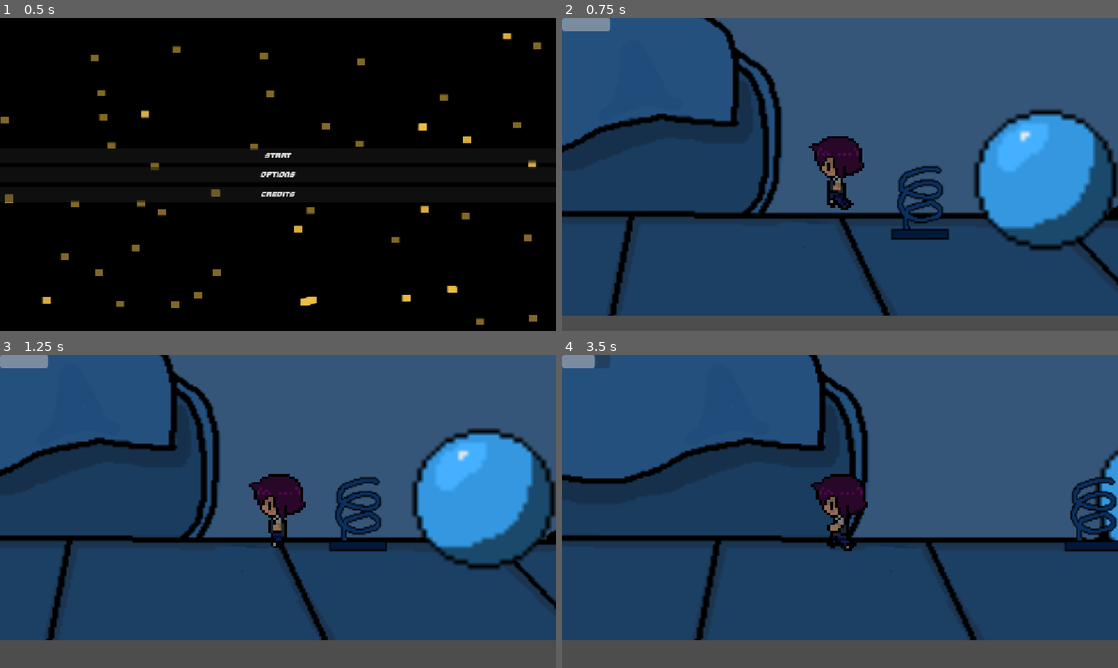
Above: before the commit, frames 1-4 (two rows, left to right).
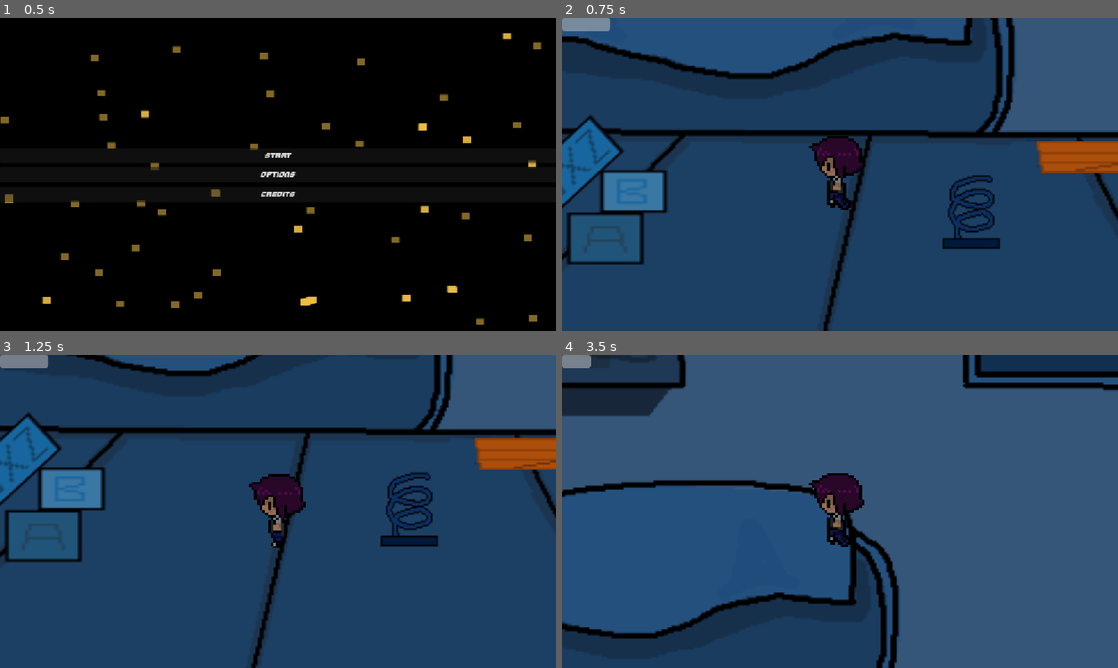
Above: after the commit, the same moments.

Repository: George-Gardiner/HavenBounceBack
Game: Godot game, scene res://main_menu.tscn
Two runs of this game, one before a commit and one after it. Both use one fixed random seed, a clock stepped at 60 frames per second and the inputs below.
Inputs:
- Up to frame 1 (0.5 s): no input
- Up to frame 2 (0.75 s): click "Start" at 0.5 s
- Up to frame 3 (1.25 s): no input
- Up to frame 4 (3.5 s): hold D (Right) 1.28-2.78 s; tap Space (Jump) at 1.35, 1.52, 1.82, 2.1, 2.27, 2.57, 2.85 s; hold A (Left) from 2.78 s (still down)

Frame 1 is identical in both runs. In frame 2, 50% of the frame differs, in the area x 0-100%, y 0-100%; in frame 3, 55%; in frame 4, 58%.

Commit message:
stuff

Diff:
--- /dev/null
+++ b/box.gd
@@ -0,0 +1,16 @@
+extends Area2D
+
+
+# Called when the node enters the scene tree for the first time.
+func _ready() -> void:
+	pass # Replace with function body.
+
+
+# Called every frame. 'delta' is the elapsed time since the previous frame.
+func _process(delta: float) -> void:
+	pass
+
+
+func _on_body_entered(body: Node2D) -> void:
+	if body.is_in_group("Player"):
+		get_tree().change_scene_to_file("res://win_page.tscn")
--- /dev/null
+++ b/box.tscn
@@ -0,0 +1,21 @@
+[gd_scene format=3 uid="uid://bqpsl4oxswlbi"]
+
+[ext_resource type="Texture2D" uid="uid://6odo4if270oh" path="res://misc assets/GloveBox.png" id="1_g2tbl"]
+[ext_resource type="Script" uid="uid://ivfxqegn33uu" path="res://box.gd" id="1_oq5cr"]
+
+[sub_resource type="RectangleShape2D" id="RectangleShape2D_128xk"]
+size = Vector2(87, 85)
+
+[node name="Box" type="Area2D" unique_id=1860058456]
+script = ExtResource("1_oq5cr")
+
+[node name="CollisionShape2D" type="CollisionShape2D" parent="." unique_id=703714225]
+position = Vector2(33.5, -32.5)
+shape = SubResource("RectangleShape2D_128xk")
+
+[node name="Sprite2D" type="Sprite2D" parent="." unique_id=1122810561]
+position = Vector2(33.499996, -51)
+scale = Vector2(2.4218748, 2.28125)
+texture = ExtResource("1_g2tbl")
+
+[connection signal="body_entered" from="." to="." method="_on_body_entered"]
--- a/level_1.tscn
+++ b/level_1.tscn
@@ -1,45 +1,61 @@
 [gd_scene format=3 uid="uid://dxaf422ll0qse"]
 
 [ext_resource type="PackedScene" uid="uid://cn1vk2bpqjajd" path="res://player.tscn" id="1_3hls8"]
-[ext_resource type="Texture2D" uid="uid://bn3fvkmtw4vte" path="res://misc assets/background.png" id="1_ihfcg"]
+[ext_resource type="Texture2D" uid="uid://dawtrxsexy8um" path="res://misc assets/NewPixels (1).png" id="1_j7kpp"]
 [ext_resource type="Texture2D" uid="uid://bmwxpu8l8yk40" path="res://misc assets/Blocks.png" id="2_5hph3"]
+[ext_resource type="Texture2D" uid="uid://dqkai3r50w1i1" path="res://misc assets/ElfOnTheShelf.png" id="2_j7kpp"]
 [ext_resource type="Texture2D" uid="uid://idifm7gntf0" path="res://misc assets/ball.png" id="2_rka8t"]
 [ext_resource type="PackedScene" uid="uid://bfuf5l7g5eioj" path="res://bouncy_block.tscn" id="3_hn12h"]
 [ext_resource type="Texture2D" uid="uid://br7lpoyi3hlye" path="res://misc assets/BLoxz.png" id="4_j7kpp"]
+[ext_resource type="PackedScene" uid="uid://cyetvpi0roao8" path="res://shelf.tscn" id="8_bjebc"]
+[ext_resource type="PackedScene" uid="uid://bqpsl4oxswlbi" path="res://box.tscn" id="9_5rr72"]
 
 [sub_resource type="WorldBoundaryShape2D" id="WorldBoundaryShape2D_128xk"]
 distance = 83.0
 
+[sub_resource type="WorldBoundaryShape2D" id="WorldBoundaryShape2D_xfxhf"]
+normal = Vector2(-0.9999989, -0.0014367801)
+distance = -1043.9918
+
+[sub_resource type="WorldBoundaryShape2D" id="WorldBoundaryShape2D_8lgk4"]
+normal = Vector2(0.9999604, -0.008894185)
+distance = -1119.7296
+
 [node name="Level1" type="Node2D" unique_id=448889599]
 
 [node name="Background" type="Parallax2D" parent="." unique_id=1209580889]
-scroll_scale = Vector2(0.5, 0.5)
+scroll_scale = Vector2(0.5, 1)
 
 [node name="Sprite2D" type="Sprite2D" parent="Background" unique_id=1933101311]
 position = Vector2(-72, -603)
 scale = Vector2(4.1605268, 3.8096588)
-texture = ExtResource("1_ihfcg")
+texture = ExtResource("1_j7kpp")
 
 [node name="Toys" type="Parallax2D" parent="." unique_id=351511555]
-scroll_scale = Vector2(0.7, 0.7)
+scroll_scale = Vector2(0.7, 1)
+
+[node name="ElfOnTheShelf" type="Sprite2D" parent="Toys" unique_id=2053390465]
+position = Vector2(1215.0001, -439)
+scale = Vector2(9, 14.750001)
+texture = ExtResource("2_j7kpp")
 
 [node name="Blocks" type="Sprite2D" parent="Toys" unique_id=672381701]
-position = Vector2(-1044.9023, 151.92497)
+position = Vector2(-1052.0001, 209)
 scale = Vector2(6.875, 4.625)
 texture = ExtResource("2_5hph3")
 
 [node name="Ball2" type="Sprite2D" parent="Toys" unique_id=1086394044]
-position = Vector2(539, -37)
+position = Vector2(431.99997, 28)
 scale = Vector2(9.4921875, 9.007813)
 texture = ExtResource("2_rka8t")
 
 [node name="Ball" type="Sprite2D" parent="Toys" unique_id=897973137]
-position = Vector2(-1486, 45.999985)
+position = Vector2(-1513.0001, 179)
 scale = Vector2(5.7421856, 5.703125)
 texture = ExtResource("2_rka8t")
 
 [node name="BLoxz" type="Sprite2D" parent="Toys" unique_id=499947975]
-position = Vector2(-1175.9023, 86.925)
+position = Vector2(-1176, 125.00001)
 rotation = -0.7452556
 scale = Vector2(6.875, 4.625)
 texture = ExtResource("4_j7kpp")
@@ -47,18 +63,36 @@
 [node name="Front" type="Parallax2D" parent="." unique_id=352448541]
 
 [node name="Player" parent="Front" unique_id=355519921 instance=ExtResource("1_3hls8")]
-position = Vector2(-93, -123)
+position = Vector2(-1060, 84)
 
 [node name="StaticBody2D" type="StaticBody2D" parent="Front" unique_id=912920655]
 
 [node name="CollisionShape2D" type="CollisionShape2D" parent="Front/StaticBody2D" unique_id=2084805993]
-position = Vector2(-17, 107)
+position = Vector2(16, 343)
 shape = SubResource("WorldBoundaryShape2D_128xk")
 
+[node name="CollisionShape2D2" type="CollisionShape2D" parent="Front/StaticBody2D" unique_id=355319524]
+shape = SubResource("WorldBoundaryShape2D_xfxhf")
+
+[node name="CollisionShape2D3" type="CollisionShape2D" parent="Front/StaticBody2D" unique_id=1379996666]
+shape = SubResource("WorldBoundaryShape2D_8lgk4")
+
 [node name="BouncyBlock" parent="Front" unique_id=240428882 instance=ExtResource("3_hn12h")]
-position = Vector2(24, 19)
+position = Vector2(-837, 245)
+
+[node name="BouncyBlock2" parent="Front" unique_id=1102865651 instance=ExtResource("3_hn12h")]
+position = Vector2(106, -134)
+
+[node name="Shelf" parent="Front" unique_id=371400925 instance=ExtResource("8_bjebc")]
+position = Vector2(-641, 90)
+
+[node name="Shelf2" parent="Front" unique_id=405254040 instance=ExtResource("8_bjebc")]
+position = Vector2(337, -418)
+
+[node name="Box" parent="Front" unique_id=1860058456 instance=ExtResource("9_5rr72")]
+position = Vector2(849, -485)
 
 [node name="Blocks" type="Sprite2D" parent="." unique_id=1101605408]
-position = Vector2(1169, 171)
+position = Vector2(886, 214)
 scale = Vector2(8.453125, 7.203125)
 texture = ExtResource("2_5hph3")
--- a/player.gd
+++ b/player.gd
@@ -18,52 +18,57 @@
 	if not is_on_floor():
 		velocity += get_gravity() * delta
 
-	# Handle jump.
-	if Input.is_action_just_pressed("Jump") and is_on_floor() and energy > 0:
-		velocity.y = JUMP_VELOCITY
-		energy -= 10
+	if (energy > 0):
+		# Handle jump.
+		if Input.is_action_just_pressed("Jump") and is_on_floor() and energy > 0:
+			velocity.y = JUMP_VELOCITY
+			energy -= 10
 
-	# Get the input direction and handle the movement/deceleration.
-	# As good practice, you should replace UI actions with custom gameplay actions.
-	var direction := Input.get_axis("Left", "Right")
-	if direction and energy > 0:
-		velocity.x = direction * SPEED
-		energy -= 10.0*delta
+		# Get the input direction and handle the movement/deceleration.
+		# As good practice, you should replace UI actions with custom gameplay actions.
+		var direction := Input.get_axis("Left", "Right")
+		if direction and energy > 0:
+			velocity.x = direction * SPEED
+			energy -= 10.0*delta
+		else:
+			velocity.x = move_toward(velocity.x, 0, SPEED)
+
+		if Input.is_action_pressed("Left"):
+			dir = directions.Left
+			state = states.Walking
+		elif Input.is_action_pressed("Right"):
+			dir=directions.Right
+			state = states.Walking
+		else:
+			state = states.Idle
+
+		var collision = move_and_collide(velocity*delta, true)
+		if collision:
+			var collider = collision.get_collider()
+			if (collider.has_meta("Bouncy") and collider.get_meta("Bouncy")):
+				velocity.y *= -.9
+				if abs(velocity.y) < 700:
+					velocity.y = -700
+
+		if velocity.y > 0:
+			state = states.Jumping
+		elif velocity.y < 0:
+			state = states.Falling
+
+		if dir == directions.Right:
+			$AnimatedSprite2D.flip_h = true
+		else:
+			$AnimatedSprite2D.flip_h = false
+
+		match state:
+			states.Walking:
+				$AnimatedSprite2D.animation = "Walk"
+			states.Idle:
+				$AnimatedSprite2D.animation = "Idle"
+			states.Jumping:
+				$AnimatedSprite2D.animation = "Jump"
+			states.Falling:
+				$AnimatedSprite2D.animation = "Jump"
 	else:
-		velocity.x = move_toward(velocity.x, 0, SPEED)
-
-	if Input.is_action_pressed("Left"):
-		dir = directions.Left
-		state = states.Walking
-	elif Input.is_action_pressed("Right"):
-		dir=directions.Right
-		state = states.Walking
-	else:
-		state = states.Idle
-
-	var collision = move_and_collide(velocity*delta, true)
-	if collision:
-		var collider = collision.get_collider()
-		if (collider.has_meta("Bouncy") and collider.get_meta("Bouncy")):
-			velocity.y *= -.9
-
-	if velocity.y > 0:
-		state = states.Jumping
-	elif velocity.y < 0:
-		state = states.Falling
-
-	if dir == directions.Right:
-		$AnimatedSprite2D.flip_h = true
-	else:
-		$AnimatedSprite2D.flip_h = false
-
-	match state:
-		states.Walking:
-			$AnimatedSprite2D.animation = "Walk"
-		states.Idle:
-			$AnimatedSprite2D.animation = "Idle"
-		states.Jumping:
-			$AnimatedSprite2D.animation = "Jump"
-		states.Falling:
-			$AnimatedSprite2D.animation = "Jump"
+		velocity.x = move_toward(velocity.x, 0, delta)
 	move_and_slide()
--- /dev/null
+++ b/shelf.tscn
@@ -0,0 +1,17 @@
+[gd_scene format=3 uid="uid://cyetvpi0roao8"]
+
+[ext_resource type="Texture2D" uid="uid://clxfos5okgkpj" path="res://misc assets/pixels.png" id="1_0edba"]
+
+[sub_resource type="RectangleShape2D" id="RectangleShape2D_128xk"]
+size = Vector2(600, 66)
+
+[node name="Shelf" type="StaticBody2D" unique_id=371400925]
+
+[node name="CollisionShape2D" type="CollisionShape2D" parent="." unique_id=1236364573]
+position = Vector2(291, -25)
+shape = SubResource("RectangleShape2D_128xk")
+
+[node name="Pixels" type="Sprite2D" parent="." unique_id=66238318]
+position = Vector2(290.5, -24.75)
+scale = Vector2(4.7109375, 3.9117649)
+texture = ExtResource("1_0edba")
--- /dev/null
+++ b/win_page.tscn
@@ -0,0 +1,9 @@
+[gd_scene format=3 uid="uid://j4i5pd0ot3n0"]
+
+[node name="Win Page" type="Control" unique_id=1154059644]
+layout_mode = 3
+anchors_preset = 15
+anchor_right = 1.0
+anchor_bottom = 1.0
+grow_horizontal = 2
+grow_vertical = 2
Not shown, added: box.gd.uid
Binary file added: misc assets/ElfOnTheShelf.png
Not shown, added: misc assets/ElfOnTheShelf.png.import
Binary file added: misc assets/GloveBox.png
Not shown, added: misc assets/GloveBox.png.import
Binary file added: misc assets/NewPixels (1).png
Not shown, added: misc assets/NewPixels (1).png.import
Binary file added: misc assets/pixels.png
Not shown, added: misc assets/pixels.png.import
